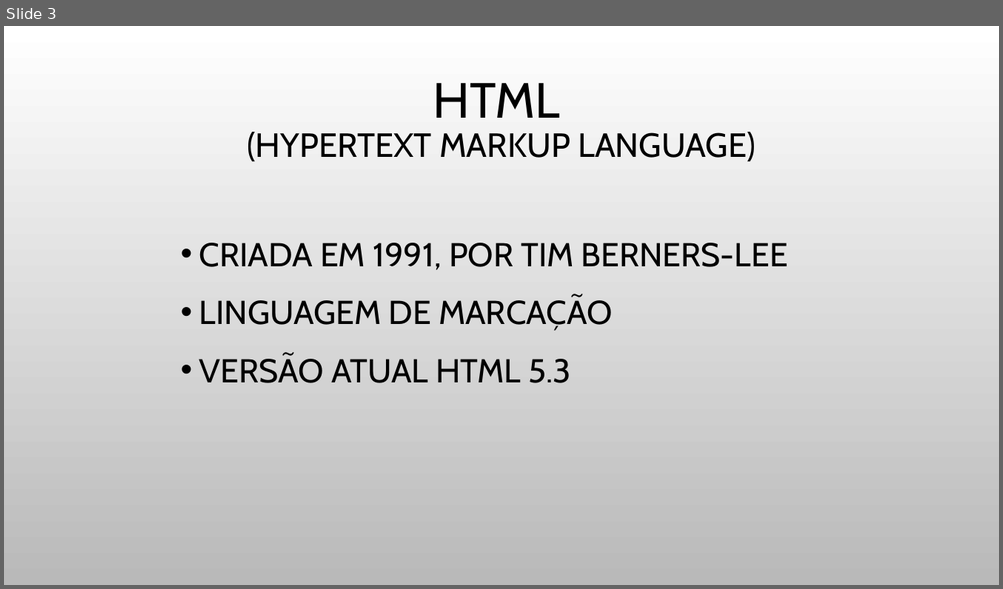
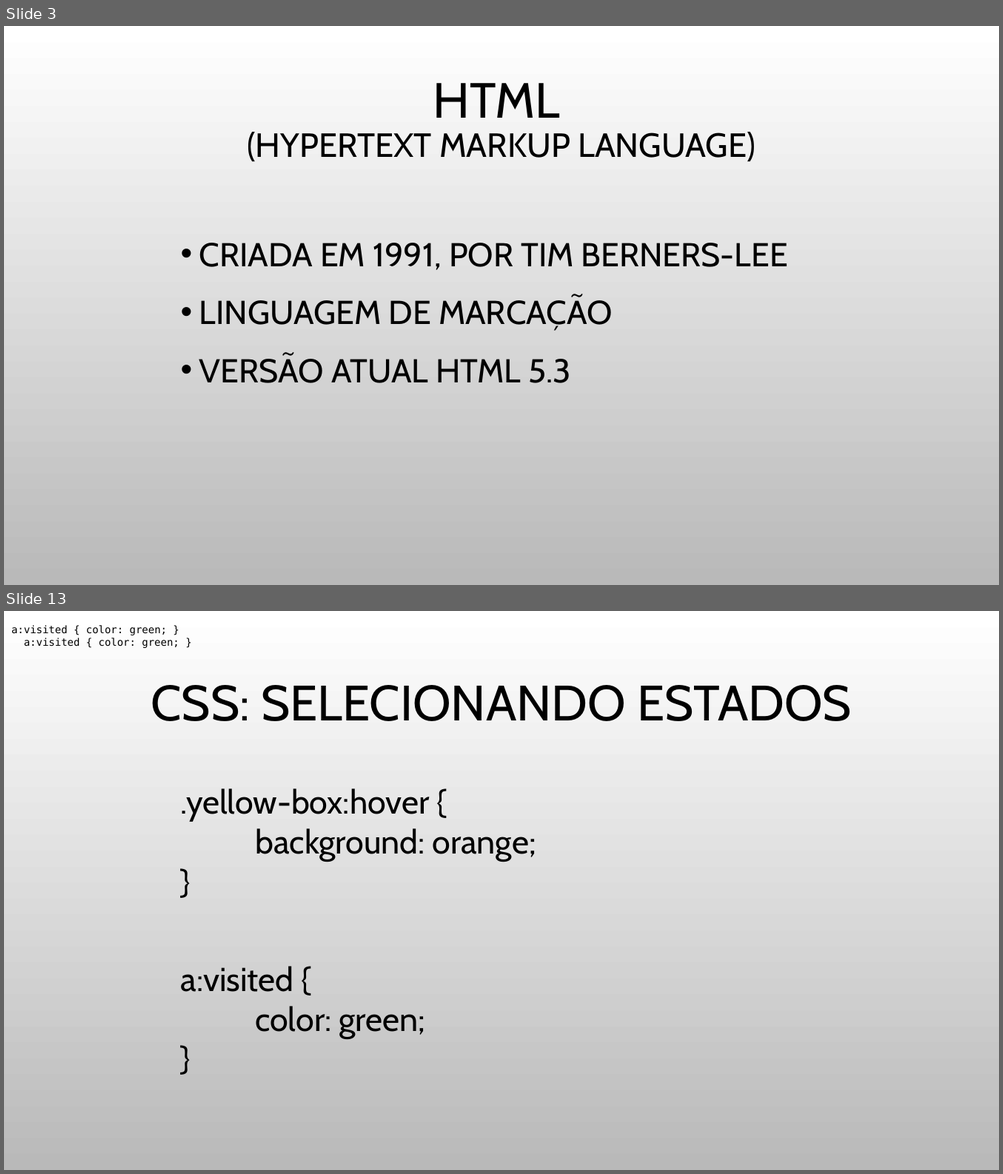
Before and after one commit to JulioCR-Oliveira/Trabalho-Topicos-Especiais, a slide deck: Arquivos/INTRODUÇÃO A FRONT-END.pptx. Shown one above the other, each under a label of ours: slide 3 before the commit, slides 3 and 13 after it; the slides between them are not shown. The pictures are 1003x589 and 1003x1174 pixels, drawn with LibreOffice and Linux fonts; fonts in the diff are those of the drawing; background and template pictures are left out. Boxes give left, top, right and bottom in pixels: in the first picture for what was removed or moved away, otherwise in the second. Text is boxed around its words. In the diff, an @@ line names an element or a change of style, - is before the commit and + after.

```diff
--- a/Arquivos/INTRODUÇÃO A FRONT-END.pptx
+++ b/Arquivos/INTRODUÇÃO A FRONT-END.pptx
@@ slide 13 added at (4,611,999,1170), background picture (left out) @@
@@ text added at (11,625,167,635), 10 pt, text #000000 @@
+a:visited { color: green; }
@@ text added at (24,638,179,648), 10 pt, text #000000 @@
+a:visited { color: green; }
@@ title added at (151,685,851,721), 48 pt, text #000000 @@
+CSS: SELECIONANDO ESTADOS
@@ text added at (181,789,536,1039), 32 pt, text #000000 @@
+.yellow-box:hover {
+background: orange;
+}
+a:visited {
+color: green;
+}
```
Also in this commit, not shown: 4 slides changed, 16 other slides added, 1 other file.
